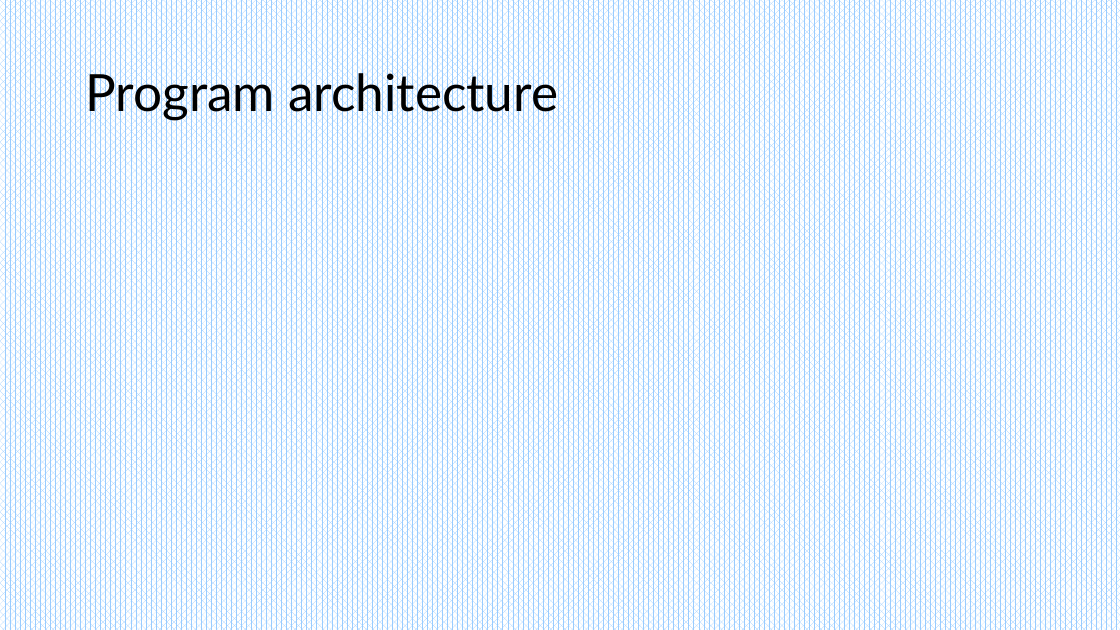
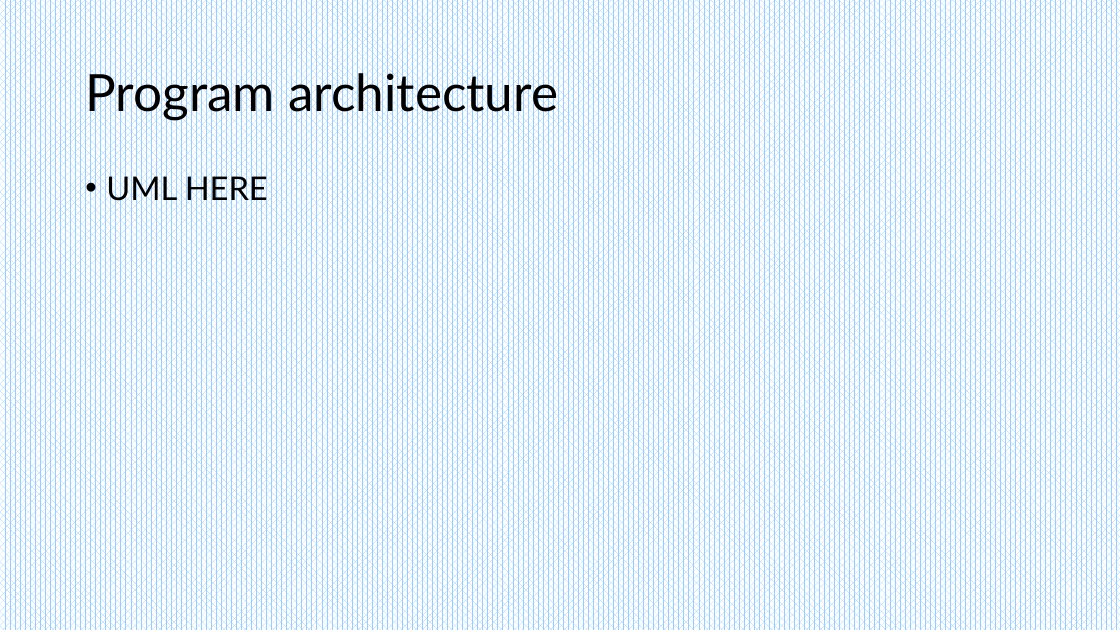
Before and after one commit to Nikheln/BGP-simulator, a slide deck: slide 6 of doc/BGP Simulator.pptx. Drawn at 1120x630 pixels with LibreOffice and Linux fonts; fonts in the diff are those of the drawing. Boxes give left, top, right and bottom in pixels: in the first picture for what was removed or moved away, otherwise in the second. Text is boxed around its words. In the diff, an @@ line names an element or a change of style, - is before the commit and + after.

```diff
--- a/doc/BGP Simulator.pptx
+++ b/doc/BGP Simulator.pptx
@@ text added at (106,171,268,206), 28 pt, text #000000 @@
+• UML HERE
```
Also in this commit, not shown: 1 other slide changed, 10 slides added.
